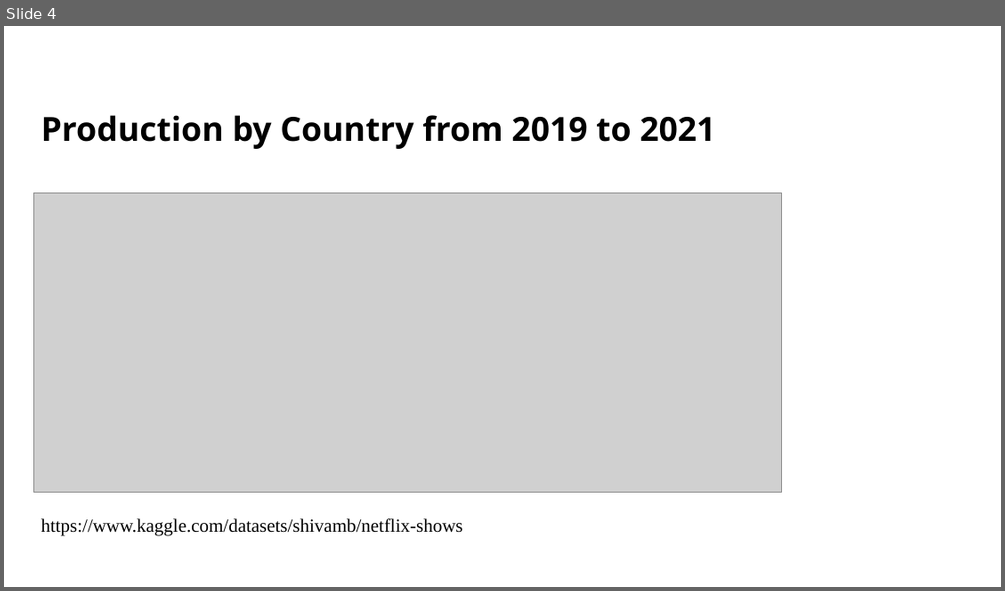
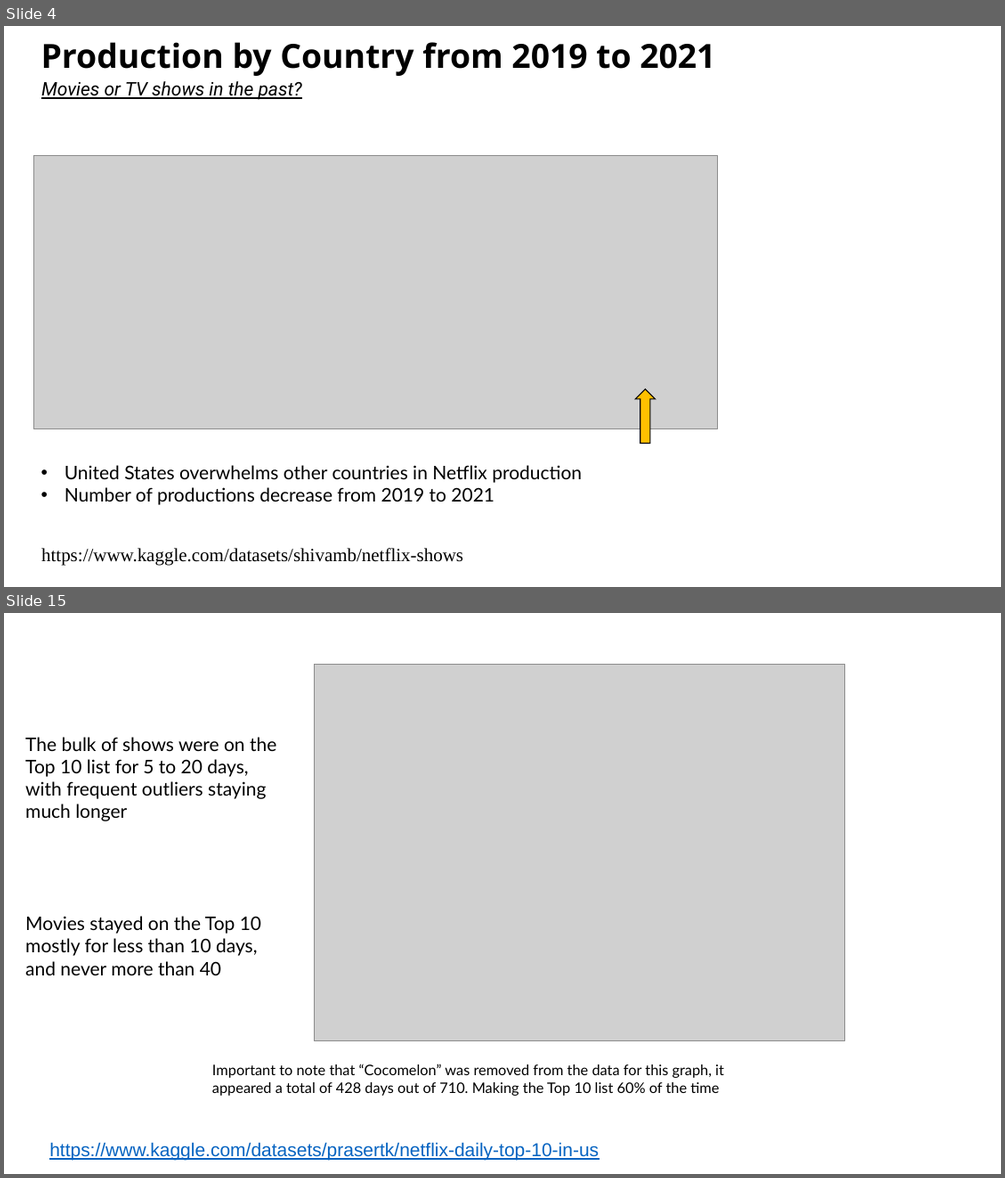
Before and after one commit to Costilrt/The-First-Project, a slide deck: TeamProjectPPT.pptx. Shown one above the other, each under a label of ours: slide 4 before the commit, slides 4 and 15 after it; the slides between them are not shown. The pictures are 1005x591 and 1005x1178 pixels, drawn with LibreOffice and Linux fonts; fonts in the diff are those of the drawing; grey boxes stand for pictures; background and template pictures are left out. Boxes give left, top, right and bottom in pixels: in the first picture for what was removed or moved away, otherwise in the second. Text is boxed around its words. In the diff, an @@ line names an element or a change of style, - is before the commit and + after.

```diff
--- a/TeamProjectPPT.pptx
+++ b/TeamProjectPPT.pptx
@@ slide 15 added at (4,613,1001,1174), background picture (left out) @@
@@ picture added at (315,664,844,1041) @@
@@ text added at (25,737,276,975), 18 pt, text #000000 @@
+The bulk of shows were on the Top 10 list for 5 to 20 days, with frequent outliers staying much longer
+Movies stayed on the Top 10 mostly for less than 10 days, and never more than 40
@@ text added at (212,1063,724,1095), 14 pt, text #000000 @@
+Important to note that “Cocomelon” was removed from the data for this graph, it appeared a total of 428 days out of 710. Making the Top 10 list 60% of the time
@@ text added at (49,1142,599,1160), 18 pt, text #0563C1, underline @@
+https://www.kaggle.com/datasets/prasertk/netflix-daily-top-10-in-us
@@ slide 4 changed as well @@
@@ text "Production by Country from 2019 ...": place and size @@
-text "Production by Country from 2019 ..." at (41,115,715,149)
+text "Production by Country from 2019 ..." at (41,42,715,76)
@@ text added at (41,81,302,100), 18 pt, text #000000, italic, underline @@
+Movies or TV shows in the past?
@@ picture: place and size @@
-picture at (34,192,782,491)
+picture at (34,155,718,429)
@@ down arrow added at (635,389,655,443), fill #FFC000, outline #000000 1 pt @@
@@ text added at (65,465,582,505), 18 pt, text #000000 @@
+• United States overwhelms other countries in Netflix production
+• Number of productions decrease from 2019 to 2021
@@ text "https://www.kaggle.com/datasets/shivamb/netflix-shows": place and size @@
-text "https://www.kaggle.com/datasets/shivamb/netflix-shows" at (41,518,463,535)
+text "https://www.kaggle.com/datasets/shivamb/netflix-shows" at (41,548,463,565)
```
Also in this commit, not shown: 2 other slides changed, 11 other slides added, 1 slide removed.
